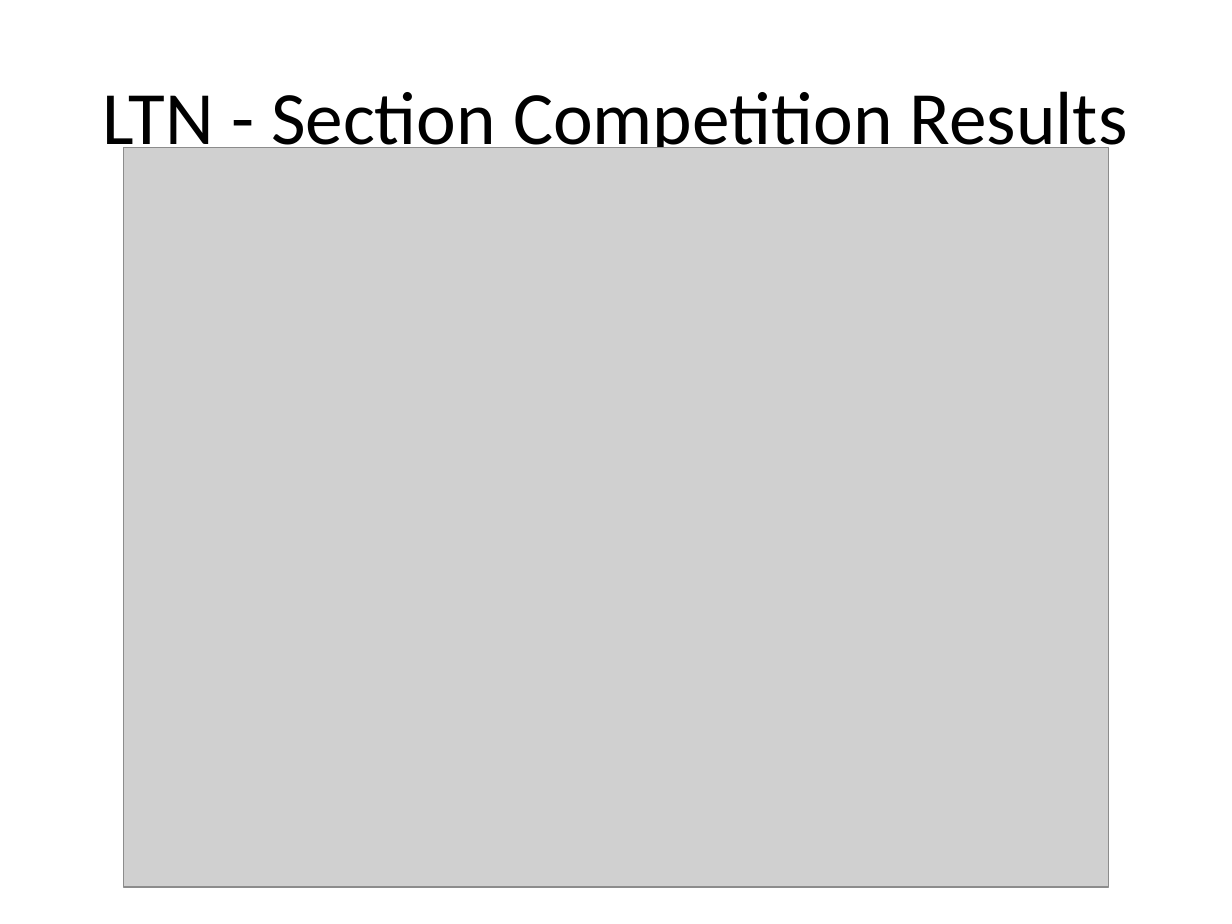
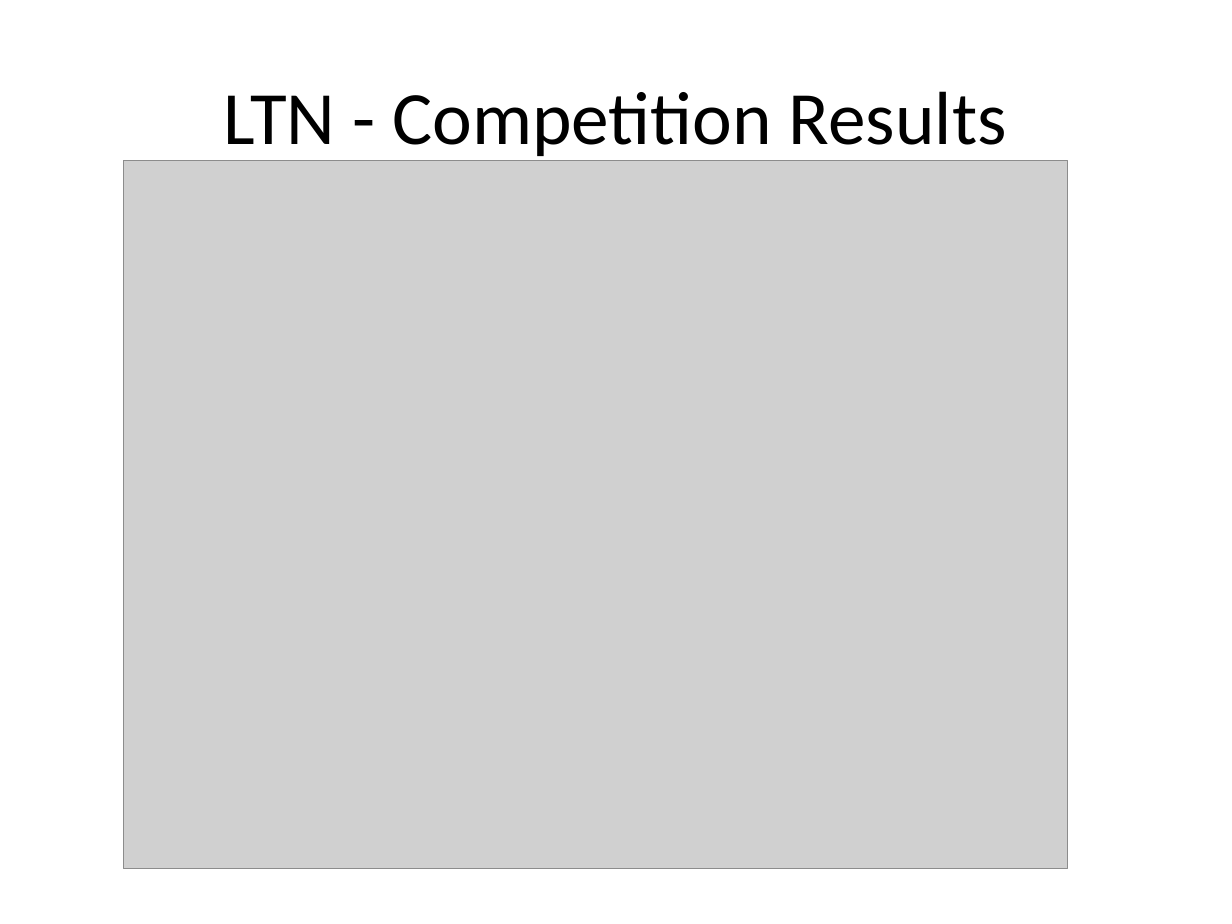
Before and after one commit to eelsfai/LTN-2017, a slide deck: slide 4 of app/data/visual_data/results.pptx. Drawn at 1232x924 pixels with LibreOffice and Linux fonts; fonts in the diff are those of the drawing; grey boxes stand for pictures. Boxes give left, top, right and bottom in pixels: in the first picture for what was removed or moved away, otherwise in the second. Text is boxed around its words. In the diff, an @@ line names an element or a change of style, - is before the commit and + after.

```diff
--- a/app/data/visual_data/results.pptx
+++ b/app/data/visual_data/results.pptx
@@ title at [224, 91, 1007, 161]: text changed @@
-LTN - Section Competition Results
+LTN - Competition Results
@@ picture: place and size @@
-picture at [123, 148, 1109, 887]
+picture at [123, 160, 1068, 869]
```
Also in this commit, not shown: 1 other slide changed, 10 other files.
